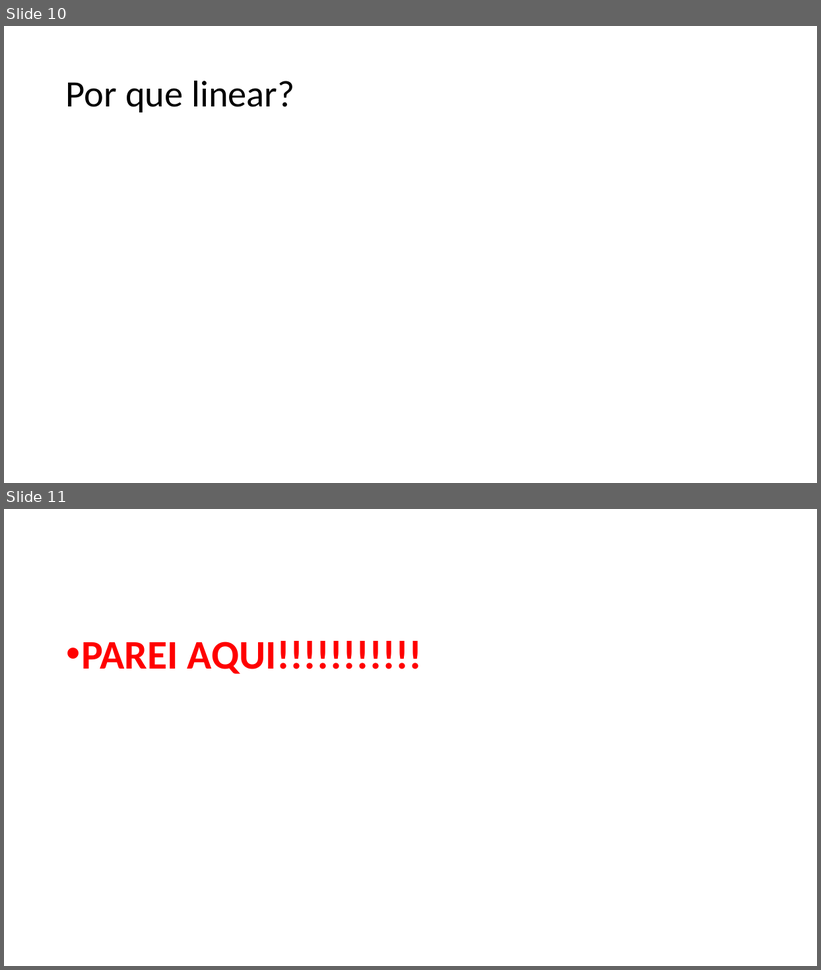
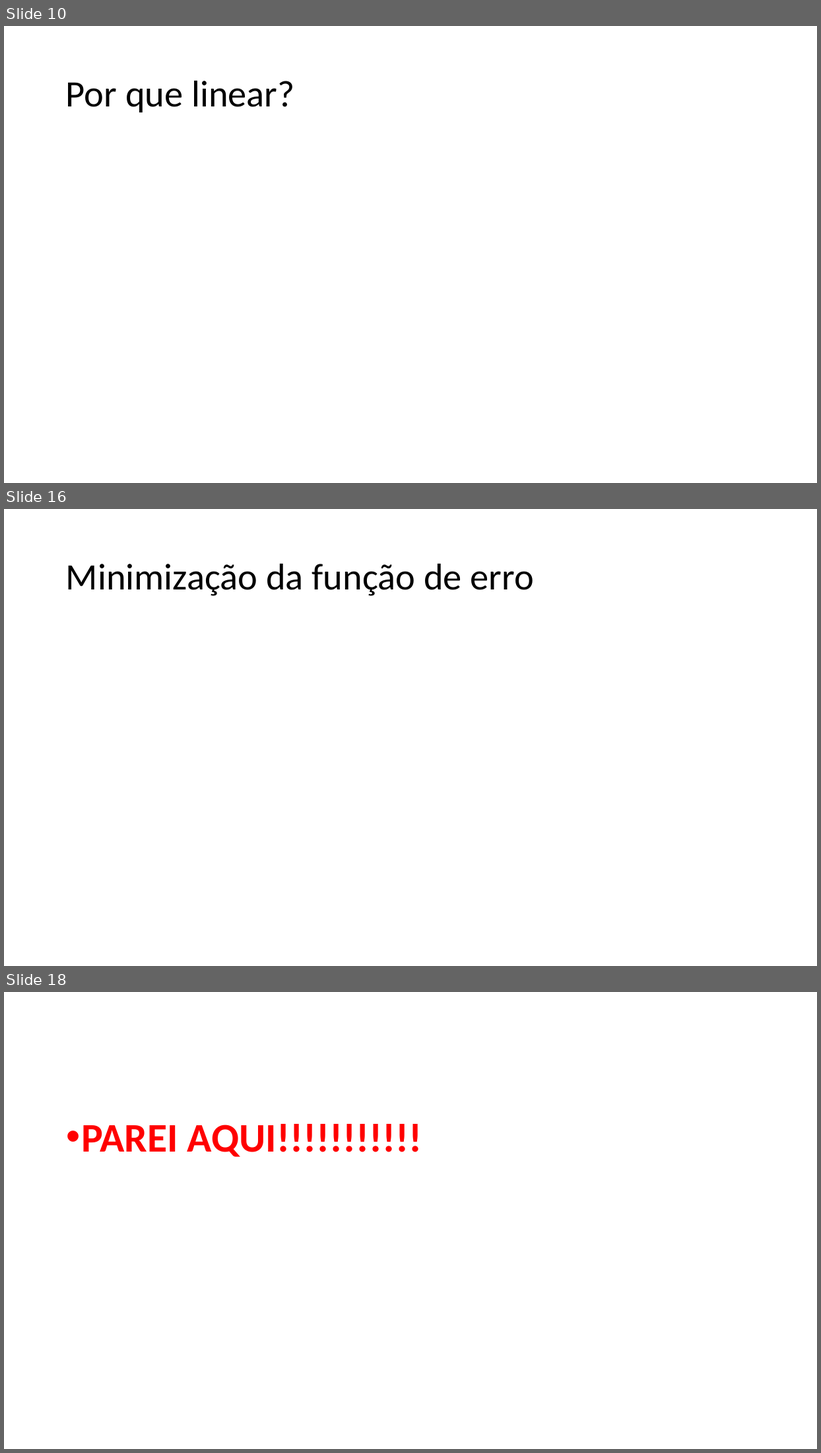
Before and after one commit to zz4fap/c24_inteligencia_artificial, a slide deck: slides/C24_Regressão.pptx. Shown one above the other, each under a label of ours: slides 10 and 11 before the commit, slides 10, 16 and 18 after it; the slides between them are not shown. The pictures are 821x970 and 821x1453 pixels, drawn with LibreOffice and Linux fonts; fonts in the diff are those of the drawing; grey boxes stand for pictures. Boxes give left, top, right and bottom in pixels: in the first picture for what was removed or moved away, otherwise in the second. Text is boxed around its words. In the diff, an @@ line names an element or a change of style, - is before the commit and + after.

```diff
--- a/slides/C24_Regressão.pptx
+++ b/slides/C24_Regressão.pptx
@@ slide 16 added at (4, 509, 817, 966), background #FFFFFF @@
@@ title added at (66, 563, 534, 596), 44 pt, text #000000 @@
+Minimização da função de erro
@@ what was slide 11 is now slide 18 @@
```
Also in this commit, not shown: 1 slide changed, 6 other slides added, 1 slide removed.
